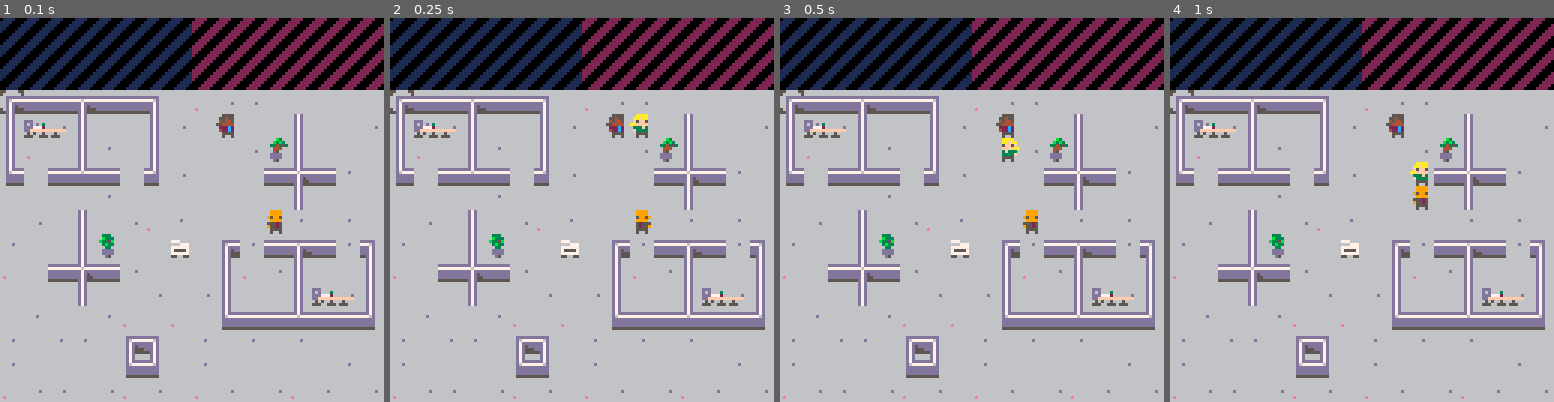
Above: before the commit, frames 1-4 (left to right).
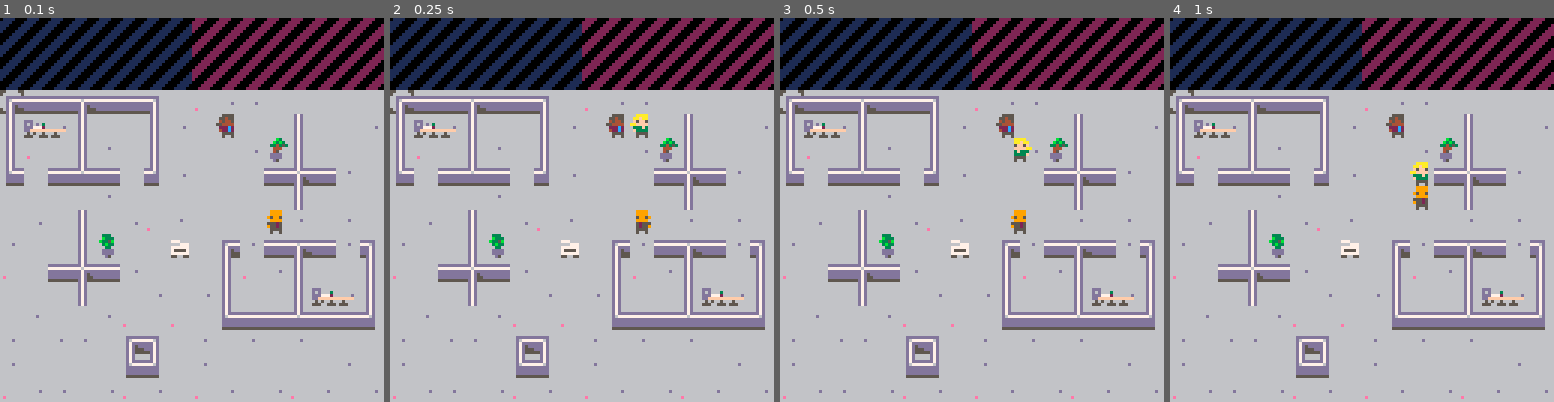
Above: after the commit, the same moments.

Repository: BordenJardine/dwarf-office
Game: PICO-8 cartridge dorfoff.p8
The game is run twice, just before and just after one commit, with the same random seed, the same clock (stepped at 60 frames per second) and the same inputs.
Inputs:
- Up to frame 1 (0.1 s): no input
- Up to frame 2 (0.25 s): no input
- Up to frame 3 (0.5 s): tap X (X key) at 0.33 s
- Up to frame 4 (1 s): tap O (Z key) at 0.7 s

Frames 1-2 are identical in both runs. In frame 3, 0.8% of the frame differs, in the area x 57-68%, y 31-57%; in frame 4, nothing differs.

Commit message:
smoothment

Diff:
--- a/dorfoff.p8
+++ b/dorfoff.p8
@@ -11,6 +11,7 @@
 printh("\n\n-------\n-".. names[flr(rnd(#names))+1] .. "-\n-------")
 
 -- constants
+-- foo
 
 -- sounds
 
@@ -509,6 +510,7 @@
 	type = 'worker',
 	player = 0,
 	tile = 0,
+  sprite_pos = nil,
 	name = 'foo',
 	body = bodies[1],
 	head = heads[1],
@@ -535,6 +537,8 @@
 	settings.shirt = settings.shirt or sample(shirts)
 	settings.tie = settings.ties or sample(ties)
 	settings.name = settings.names or ''
+	local pos = tile_to_pos(settings.tile)
+	settings.sprite_pos = point(pos.x * 8, pos.y * 8)
 
 	-- one or two name_parts smooshed together
 	local num_parts = flr(rnd(3))
@@ -558,6 +562,7 @@
 	self:update_timers()
 	self:update_task()
 	self:move()
+	self:update_sprite_pos()
 end
 
 function worker:update_timers()
@@ -581,9 +586,9 @@
 end
 
 function worker:draw(x, y, scale, no_flip)
-	local pos = graph[self.tile].pos
-	local x = x or (pos.x * 8)
-	local y = y or (pos.y * 8)
+	local pos = self.sprite_pos
+	local x = x or pos.x
+	local y = y or pos.y
 	local scale = scale or 1
 	local flip = self.flip_facing
 	if no_flip then
@@ -635,6 +640,32 @@
 	else
 		self.flip_facing = false
 	end
+end
+
+local speed = 2
+function worker:update_sprite_pos()
+	local target_pos = tile_to_pos(self.tile)
+
+	for n in all({'x', 'y'}) do
+		if self.sprite_pos[n] < target_pos[n] * 8 then
+			self.sprite_pos[n] += speed
+		elseif self.sprite_pos[n] > target_pos[n] * 8 then
+			self.sprite_pos[n] -= speed
+		end
+	end
+	--[[
+	if sprite_pos.x < target_pos.x then
+		sprite_pos.x += speed
+	elseif sprite_pos.x > target_pos.x
+		sprite_pos.x -= speed
+	end
+
+	if sprite_pos.y < target_pos.y then
+		sprite_pos.y += speed
+	elseif sprite_pos.y > target_pos.y
+		sprite_pos.y -= speed
+	end
+	]]
 end
 
 -- TODO: do we need this?
@@ -968,7 +999,7 @@
 	task.complete(self)
 end
 
--- 6 ui
+-- ui
 
 function update_uis()
 	for c in all(cursors) do
--- a/src/4.worker.lua
+++ b/src/4.worker.lua
@@ -19,13 +19,14 @@
 
 name_parts = {
 	'jor', 'eth', 'ken', 'di', 'car', 'yuk', 'ist', 'ur',
-	'jon', 'bil', 'liv', 'iv',  'ma',  'at', 'cor', 'hek', 'zoe'
+	'jon', 'bil', 'liv', 'iv', 'ma', 'at', 'cor', 'hek', 'zoe'
 }
 
 worker = {
 	type = 'worker',
 	player = 0,
 	tile = 0,
+	sprite_pos = nil,
 	name = 'foo',
 	body = bodies[1],
 	head = heads[1],
@@ -52,6 +53,8 @@
 	settings.shirt = settings.shirt or sample(shirts)
 	settings.tie = settings.ties or sample(ties)
 	settings.name = settings.names or ''
+	local pos = tile_to_pos(settings.tile)
+	settings.sprite_pos = point(pos.x * 8, pos.y * 8)
 
 	-- one or two name_parts smooshed together
 	local num_parts = flr(rnd(3))
@@ -75,6 +78,7 @@
 	self:update_timers()
 	self:update_task()
 	self:move()
+	self:update_sprite_pos()
 end
 
 function worker:update_timers()
@@ -98,9 +102,9 @@
 end
 
 function worker:draw(x, y, scale, no_flip)
-	local pos = graph[self.tile].pos
-	local x = x or (pos.x * 8)
-	local y = y or (pos.y * 8)
+	local pos = self.sprite_pos
+	local x = x or pos.x
+	local y = y or pos.y
 	local scale = scale or 1
 	local flip = self.flip_facing
 	if no_flip then
@@ -154,6 +158,32 @@
 	end
 end
 
+local speed = 2
+function worker:update_sprite_pos()
+	local target_pos = tile_to_pos(self.tile)
+
+	for n in all({'x', 'y'}) do
+		if self.sprite_pos[n] < target_pos[n] * 8 then
+			self.sprite_pos[n] += speed
+		elseif self.sprite_pos[n] > target_pos[n] * 8 then
+			self.sprite_pos[n] -= speed
+		end
+	end
+	--[[
+	if sprite_pos.x < target_pos.x then
+		sprite_pos.x += speed
+	elseif sprite_pos.x > target_pos.x
+		sprite_pos.x -= speed
+	end
+
+	if sprite_pos.y < target_pos.y then
+		sprite_pos.y += speed
+	elseif sprite_pos.y > target_pos.y
+		sprite_pos.y -= speed
+	end
+	]]
+end
+
 -- TODO: do we need this?
 function worker:uncrowd()
 	local current_node = graph[self.tile]
--- a/src/7.ui.lua
+++ b/src/7.ui.lua
@@ -1,4 +1,4 @@
--- 6 ui
+-- ui
 
 function update_uis()
 	for c in all(cursors) do
